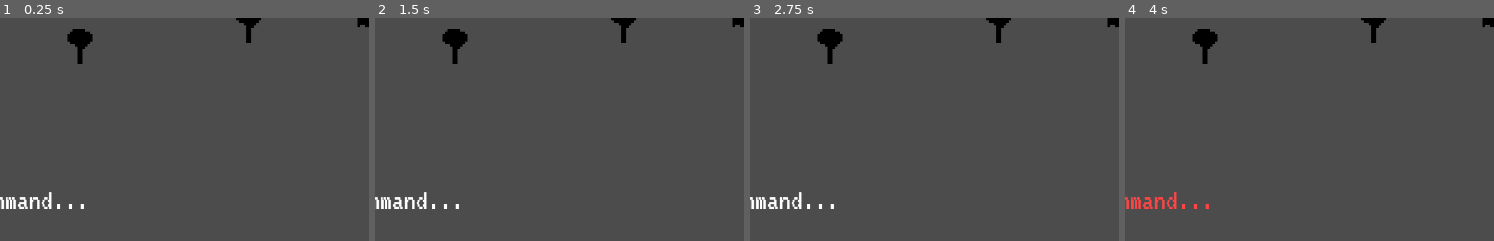
Above: before the commit, frames 1-4 (left to right).
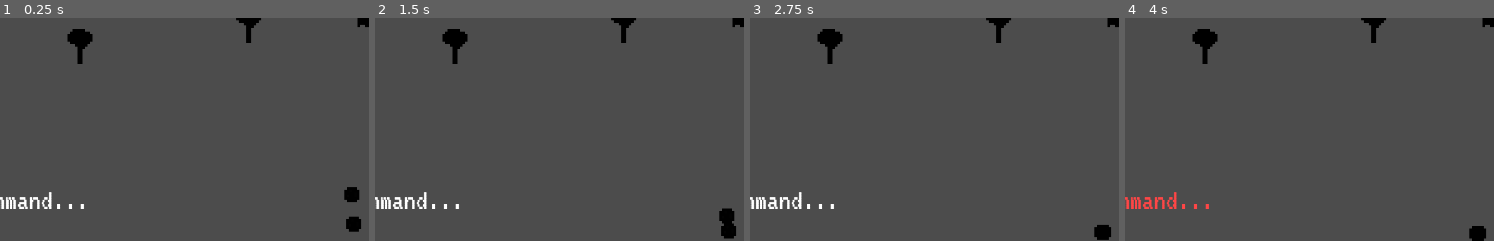
Above: after the commit, the same moments.

Repository: Anudin/LD41
Game: Godot game, scene res://Main.tscn
Two runs of this game, one before a commit and one after it. Both use one fixed random seed, a clock stepped at 60 frames per second and the inputs below.
Inputs:
- Up to frame 1 (0.25 s): no input
- Up to frame 2 (1.5 s): tap Enter at 0.5, 0.6 s; tap Space at 0.77 s; tap Backspace at 1.35 s
- Up to frame 3 (2.75 s): tap Space at 1.52 s; tap Delete at 2.1 s
- Up to frame 4 (4 s): tap Space at 2.75, 3.02, 3.77 s; tap Enter at 2.85 s; tap Backspace at 3.6 s
The pictures show only the part of the screen within x 16-66%, y 50-100%; the shares and areas given below are measured in that part.

The runs differ from the first frame. In frame 1, 0.5% of the frame differs, in the area x 93-98%, y 75-96%; in frame 2, 0.5%, in the area x 93-98%, y 85-100%; in frame 3, 0.3%; in frame 4, 0.3%.

Commit message:
Add view boundary, basic AI

Diff:
--- /dev/null
+++ b/AI/AI.gd
@@ -0,0 +1,41 @@
+extends Sprite
+
+# TODO: I might run into problems because I'm scaling a colliders parent
+# TODO: Maybe fix collisions between multiple AIs
+
+# TODO: slow down / relax depending on distance
+# TODO: dodge walls
+
+onready var Player = $"/root/Main/Player"
+
+var last_position = Vector2(0,0)
+var speed = 30
+
+func _ready():
+	# Called every time the node is added to the scene.
+	# Initialization here
+	pass
+
+func _process(delta):
+	last_position = Vector2(position.x,position.y)
+	#print("last position ",last_position)
+
+	var angle_to_player = rad2deg(get_angle_to(Player.position))
+
+	if angle_to_player >= -45 and angle_to_player <= 45:
+		position.x -= speed * delta
+	elif angle_to_player >= 135 or angle_to_player <= -135:
+		position.x += speed * delta
+	elif angle_to_player >= 45 and angle_to_player <= 135:
+		position.y -= speed * delta
+	elif angle_to_player <= -45 and angle_to_player >= -135:
+		position.y += speed * delta
+
+	#print("position ",position)
+
+func _on_screen_collision():
+	pass
+
+func _on_area_entered(area):
+	pass#print(position,last_position)
+	#position = Vector2(last_position.x,last_position.y)
--- /dev/null
+++ b/AI/AI.tscn
@@ -0,0 +1,67 @@
+[gd_scene load_steps=6 format=2]
+
+[ext_resource path="res://AI/ai.png" type="Texture" id=1]
+[ext_resource path="res://AI/AI.gd" type="Script" id=2]
+[ext_resource path="res://Components/RestrictToScreen.tscn" type="PackedScene" id=3]
+
+[sub_resource type="RectangleShape2D" id=1]
+
+custom_solver_bias = 0.0
+extents = Vector2( 3, 3 )
+
+[sub_resource type="Animation" id=2]
+
+resource_name = "wobble"
+length = 1.0
+loop = true
+step = 0.1
+tracks/0/type = "value"
+tracks/0/path = NodePath(".:offset")
+tracks/0/interp = 1
+tracks/0/loop_wrap = true
+tracks/0/imported = false
+tracks/0/enabled = true
+tracks/0/keys = {
+"times": PoolRealArray( 0, 0.5, 1 ),
+"transitions": PoolRealArray( 4, 1, 1 ),
+"update": 0,
+"values": [ Vector2( 0, 0 ), Vector2( 0, -1 ), Vector2( 0, 0 ) ]
+}
+
+[node name="AI" type="Sprite" index="0"]
+
+scale = Vector2( 4, 4 )
+texture = ExtResource( 1 )
+script = ExtResource( 2 )
+_sections_unfolded = [ "Offset", "Transform" ]
+
+[node name="RestrictToScreen" parent="." index="0" instance=ExtResource( 3 )]
+
+extend = Vector2( 12, 12 )
+
+[node name="Area2D" type="Area2D" parent="." index="1"]
+
+input_pickable = true
+gravity_vec = Vector2( 0, 1 )
+gravity = 98.0
+linear_damp = 0.1
+angular_damp = 1.0
+audio_bus_override = false
+audio_bus_name = "Master"
+
+[node name="CollisionShape2D" type="CollisionShape2D" parent="Area2D" index="0"]
+
+shape = SubResource( 1 )
+
+[node name="AnimationPlayer" type="AnimationPlayer" parent="." index="2"]
+
+root_node = NodePath("..")
+autoplay = "wobble"
+playback_process_mode = 1
+playback_default_blend_time = 0.0
+playback_speed = 1.0
+anims/wobble = SubResource( 2 )
+blend_times = [  ]
+_sections_unfolded = [ "Playback Options" ]
+
+[connection signal="area_entered" from="Area2D" to="." method="_on_area_entered"]
--- /dev/null
+++ b/Components/RestrictToScreen.gd
@@ -0,0 +1,24 @@
+extends Node
+
+export var extend = Vector2(0,0)
+
+onready var Parent = get_parent()
+
+func _ready():
+	# Called every time the node is added to the scene.
+	# Initialization here
+	pass
+
+func _process(delta):
+	if Parent.position.x - extend.x < 0:
+		Parent.position.x = extend.x
+	elif Parent.position.x + extend.x > get_viewport().size.x:
+		Parent.position.x = get_viewport().size.x - extend.x
+	elif Parent.position.y - extend.y < 0:
+		Parent.position.y = extend.y
+	elif Parent.position.y + extend.y > get_viewport().size.y:
+		Parent.position.y = get_viewport().size.y - extend.y
+	else:
+		return
+
+	Parent._on_screen_collision()
--- /dev/null
+++ b/Components/RestrictToScreen.tscn
@@ -0,0 +1,8 @@
+[gd_scene load_steps=2 format=2]
+
+[ext_resource path="res://Components/RestrictToScreen.gd" type="Script" id=1]
+
+[node name="RestrictToScreen" type="Node"]
+
+script = ExtResource( 1 )
+extend = Vector2( 0, 0 )
--- a/Main.gd
+++ b/Main.gd
@@ -42,4 +42,4 @@
 	for key in TEMP_COMMANDS.keys():
 		command_display += TEMP_COMMANDS[key] + ": " + key + "\n"
 
-	$CommandMapping.text = command_display
+	$UI/CommandMapping.text = command_display
--- a/Main.tscn
+++ b/Main.tscn
@@ -1,10 +1,11 @@
-[gd_scene load_steps=7 format=2]
+[gd_scene load_steps=8 format=2]
 
 [ext_resource path="res://Main.gd" type="Script" id=1]
 [ext_resource path="res://fonts/VT323-Regular.ttf" type="DynamicFontData" id=2]
 [ext_resource path="res://TextInput/TextInput.tscn" type="PackedScene" id=3]
 [ext_resource path="res://environment/Tree.tscn" type="PackedScene" id=4]
-[ext_resource path="res://Player/Player.tscn" type="PackedScene" id=5]
+[ext_resource path="res://AI/AI.tscn" type="PackedScene" id=5]
+[ext_resource path="res://Player/Player.tscn" type="PackedScene" id=6]
 
 [sub_resource type="DynamicFont" id=1]
 
@@ -14,7 +15,7 @@
 font_data = ExtResource( 2 )
 _sections_unfolded = [ "Font", "Settings" ]
 
-[node name="Main" type="Node2D" index="0"]
+[node name="Main" type="Node2D"]
 
 script = ExtResource( 1 )
 __meta__ = {
@@ -22,7 +23,23 @@
 "_edit_vertical_guides_": [ 16.8801, 50.1625 ]
 }
 
-[node name="CommandMapping" type="Label" parent="." index="0"]
+[node name="UI" type="Control" parent="." index="0"]
+
+editor/display_folded = true
+anchor_left = 0.0
+anchor_top = 0.0
+anchor_right = 0.0
+anchor_bottom = 0.0
+margin_right = 40.0
+margin_bottom = 40.0
+rect_pivot_offset = Vector2( 0, 0 )
+rect_clip_content = false
+mouse_filter = 0
+mouse_default_cursor_shape = 0
+size_flags_horizontal = 1
+size_flags_vertical = 1
+
+[node name="CommandMapping" type="Label" parent="UI" index="0"]
 
 anchor_left = 0.0
 anchor_top = 0.0
@@ -45,14 +62,14 @@
 max_lines_visible = -1
 _sections_unfolded = [ "custom_fonts" ]
 
-[node name="TextInput" parent="." index="1" instance=ExtResource( 3 )]
+[node name="TextInput" parent="UI" index="1" instance=ExtResource( 3 )]
 
 margin_left = 48.0
 margin_top = 630.0
 margin_right = 48.0
 margin_bottom = 630.0
 
-[node name="Level" type="Node2D" parent="." index="2"]
+[node name="Level" type="Node2D" parent="." index="1"]
 
 editor/display_folded = true
 
@@ -92,8 +109,26 @@
 
 position = Vector2( 319.598, 436.548 )
 
-[node name="Player" parent="." index="3" instance=ExtResource( 5 )]
+[node name="AI" type="Node2D" parent="." index="2"]
+
+[node name="AI" parent="AI" index="0" instance=ExtResource( 5 )]
+
+position = Vector2( 754.861, 639.084 )
+
+[node name="AI2" parent="AI" index="1" instance=ExtResource( 5 )]
+
+position = Vector2( 757.897, 685.324 )
+
+[node name="AI3" parent="AI" index="2" instance_placeholder="res://AI/AI.tscn"]
+
+position = Vector2( 1170.44, 230.076 )
+
+[node name="AI4" parent="AI" index="3" instance_placeholder="res://AI/AI.tscn"]
+
+position = Vector2( 985.041, 534.559 )
+
+[node name="Player" parent="." index="3" instance=ExtResource( 6 )]
 
 position = Vector2( 779.663, 357.536 )
 
-[connection signal="text_command" from="TextInput" to="Player" method="_on_text_command"]
+[connection signal="text_command" from="UI/TextInput" to="Player" method="_on_text_command"]
--- a/Player/Player.gd
+++ b/Player/Player.gd
@@ -43,3 +43,6 @@
 			direction.x = 1
 	elif command == "stop":
 		direction = Vector2(0,0)
+
+func _on_screen_collision():
+	direction = Vector2(0,0)
--- a/Player/Player.tscn
+++ b/Player/Player.tscn
@@ -1,7 +1,8 @@
-[gd_scene load_steps=3 format=2]
+[gd_scene load_steps=4 format=2]
 
 [ext_resource path="res://Player/player.png" type="Texture" id=1]
 [ext_resource path="res://Player/Player.gd" type="Script" id=2]
+[ext_resource path="res://Components/RestrictToScreen.tscn" type="PackedScene" id=3]
 
 [node name="Player" type="Sprite"]
 
@@ -9,3 +10,7 @@
 texture = ExtResource( 1 )
 script = ExtResource( 2 )
 _sections_unfolded = [ "Transform" ]
+
+[node name="RestrictToScreen" parent="." index="0" instance=ExtResource( 3 )]
+
+extend = Vector2( 16, 20 )
--- a/TextInput/TextInput.gd
+++ b/TextInput/TextInput.gd
@@ -2,7 +2,7 @@
 
 signal text_command
 
-onready var Main = get_node("/root/Main")
+onready var Main = $"/root/Main"
 
 const SUBMIT = [KEY_ENTER, KEY_SPACE]
 const DELETE = [KEY_BACKSPACE, KEY_DELETE]
Binary file added: AI/ai.png
Not shown, added: AI/ai.png.import
